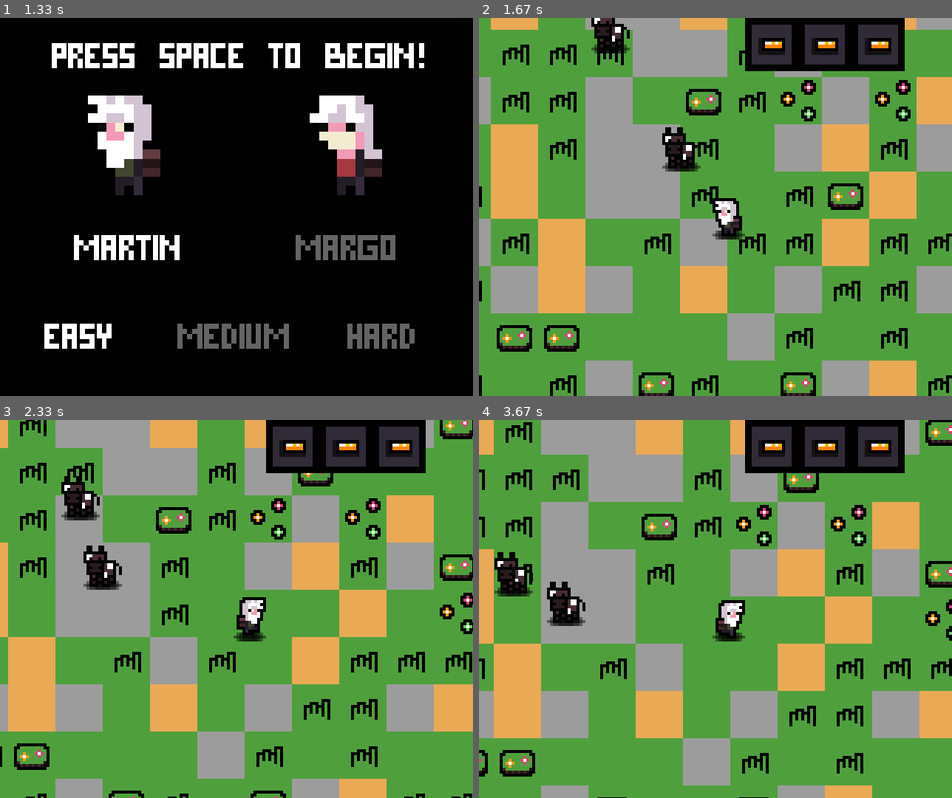
Above: before the commit, frames 1-4 (two rows, left to right).
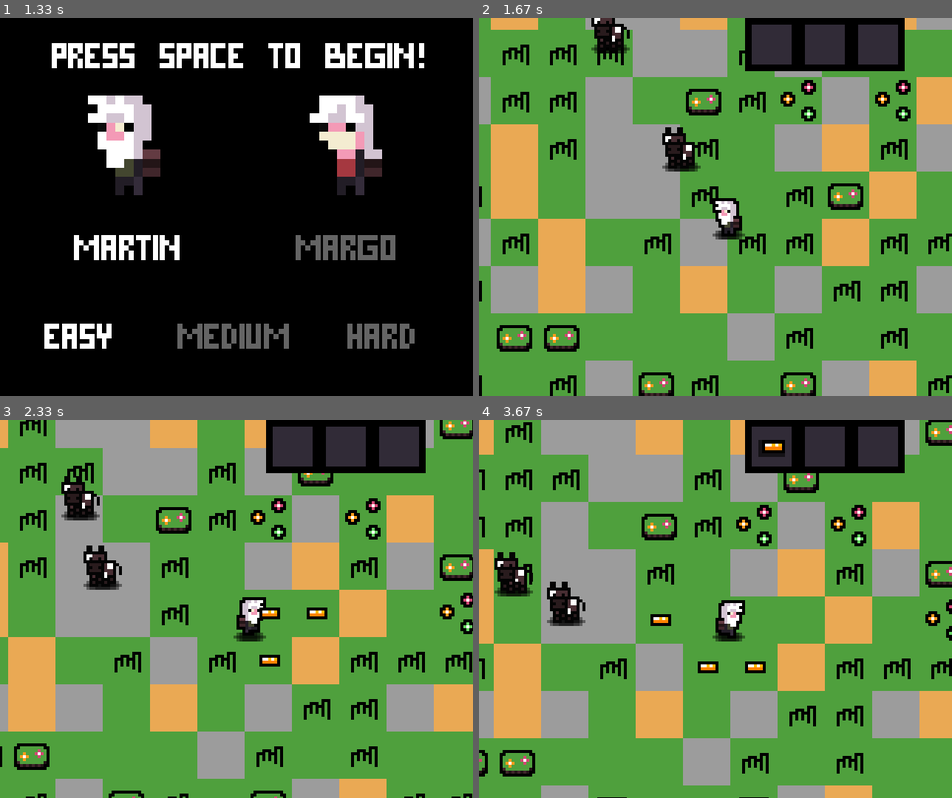
Above: after the commit, the same moments.

Repository: evilrise7/hostage
Game: pygame game, started from yandexpygame.py
Same seed, same stepped clock (60 frames per second), same inputs: the game is played once before the commit and once after it.
Inputs (mouse positions are in pixels of both pictures, inside the frame that each line leads up to):
- Up to frame 1 (1.33 s): click "Start Game" at 0.38 s; click "MARTIN" at 0.72 s; click "EASY" at 1.05 s
- Up to frame 2 (1.67 s): tap Space at 1.33 s
- Up to frame 3 (2.33 s): hold D 1.67-2.13 s; move the mouse to (293, 643) at 1.7 s; hold W from 2.17 s (still down); move the mouse to (245, 480) at 2.2 s; tap Space at 2.23 s
- Up to frame 4 (3.67 s): release W at 2.47 s; hold D 2.5-2.97 s; move the mouse to (545, 597) at 2.53 s; tap Space at 2.57, 2.87, 3.07, 3.37, 3.63 s; hold A 3-3.53 s; move the mouse to (720, 650) at 3.03 s; hold S from 3.57 s (still down); move the mouse to (701, 544) at 3.6 s

Frame 1 is identical in both runs. In frame 2, 0.8% of the frame differs, in the area x 59-88%, y 5-10%; in frame 3, 1.1%, in the area x 54-88%, y 5-66%; in frame 4, 0.9%.

Commit message:
Зачатки инвентаря

Diff:
--- a/yandexpygame.py
+++ b/yandexpygame.py
@@ -10,9 +10,8 @@
 
 pg.display.set_caption("Hell Obtained Sensible Tiny And Geniusly Emmy.")
 pg.display.set_icon(pg.image.load("sprites\icon.png"))
-WIDTH = 640
-HEIGHT = 512
-screen = pg.display.set_mode((WIDTH, HEIGHT))
+
+screen = pg.display.set_mode((640, 512))
 pg.key.set_repeat(500, 100)
 
 menu_text = pg.font.Font('cyr.ttf', 36)
@@ -34,8 +33,8 @@
 world_cut_sound = pg.mixer.Sound("sounds\cut.wav")
 world_cut_sound.set_volume(7.0)
 
-entities_destroy = pg.mixer.Sound("sounds\cow_walk.wav")
-entities_destroy.set_volume(0.3)
+entities_destroy = pg.mixer.Sound("sounds\pick.wav")
+entities_destroy.set_volume(0.4)
 
 
 def load_image(name, colorkey=None):
@@ -71,7 +70,11 @@
                     "gold_sword": load_image('gold_sword_inv.png'),
                     "silver_sword": load_image('silver_sword_inv.png')}
 
-drop_images = {"meat": load_image('meat.png')}
+drop_images = {"meat": load_image('meat.png'),
+               "gold": load_image('gold.png'),
+               "eyes": load_image('eyes.png'),
+               "gold_sword": load_image('gold_sword.png'),
+               "silver_sword": load_image('silver_sword.png')}
 
 
 class Menu:
@@ -305,11 +308,13 @@
 
         self.player = Player(all_sprites, self, posx - 0.5, posy - 0.5, 64, boyorgirl)
         self.camera = Camera()
+        self.inventory = Inventory()
 
         self.mobs = []
         for _ in range(random.randint(24, 32)):
             self.mobs.append(Cow(animal_group,
                                  self, random.randint(2, 62), random.randint(2, 62), 64))
+        self.drop = []
 
         if self.difficult == "easy":
             self.cell_timer = 15
@@ -349,8 +354,6 @@
         self.gender()
 
     def update_tiles(self):
-        for sprite in drop_group:
-            screen.blit(sprite.image, self.camera.apply(sprite))
         for sprite in tiles_group:
             screen.blit(sprite.image, self.camera.apply(sprite))
         for sprite in entities_group:
@@ -358,6 +361,8 @@
         for sprite in animal_group:
             screen.blit(sprite.image, self.camera.apply(sprite))
         for sprite in all_sprites:
+            screen.blit(sprite.image, self.camera.apply(sprite))
+        for sprite in drop_group:
             screen.blit(sprite.image, self.camera.apply(sprite))
 
     def world_cutting(self):
@@ -425,6 +430,7 @@
         animal_group.update()
         inventory_group.update()
         entities_group.update()
+        drop_group.update()
 
         # Кнопки паузы
         continue_txt = start_menu_text.render("Continue", 0, (100, 100, 100))
@@ -432,6 +438,8 @@
 
         quit_txt = start_menu_text.render("Quit", 0, (100, 100, 100))
         quit_rect = quit_txt.get_rect().move(60, 160)
+
+        self.tmplist = []  # Лист, чтобы прослеживать уже добавленные предметы
 
         while self.running:
             screen.fill((0, 0, 0))
@@ -478,6 +486,22 @@
                                 self.running = False
 
                 if event.type == pg.KEYDOWN:
+                    # Очистка дропа, если касается игрок.
+                    if self.drop:
+                        for i in range(len(self.drop)):
+                            if self.drop[i].get_event() == 1:
+                                self.drop[i].kill()
+                                self.inventory.append(self.drop[i].type)
+                                self.tmplist.append(i)
+
+                    if self.tmplist:
+                        for i in range(len(self.tmplist)):
+                            del self.drop[self.tmplist[i]]
+
+                    self.tmplist.clear()
+                    print(self.inventory.inv)
+                    # Сверху, очистки блок
+
                     if not self.pause:
                         if event.key == pg.K_ESCAPE:
                             self.pause = True
@@ -486,6 +510,7 @@
                                 or event.key == pg.K_s or event.key == pg.K_d:
                             self.player_run()
 
+                        #  Уничтожение блоков
                         if event.key == pg.K_SPACE:
                             ifdestroy = False
                             x = int((self.player.rect.x + 32) / 4096 * 64)
@@ -493,28 +518,34 @@
 
                             if self.world.entities[y][x - 1]:
                                 self.world.entities[y][x - 1] = 0
+                                self.drop.append(Drop("gold", self.player, x - 1, y))
                                 ifdestroy = True
 
                             if self.world.entities[y][x + 1]:
                                 self.world.entities[y][x + 1] = 0
+                                self.drop.append(Drop("gold", self.player, x + 1, y))
                                 ifdestroy = True
 
                             if self.world.entities[y + 1][x]:
                                 self.world.entities[y + 1][x] = 0
+                                self.drop.append(Drop("gold", self.player, x, y + 1))
                                 ifdestroy = True
 
                             if self.world.entities[y - 1][x]:
                                 self.world.entities[y - 1][x] = 0
+                                self.drop.append(Drop("gold", self.player, x, y - 1))
                                 ifdestroy = True
 
                             if self.world.entities[y][x]:
                                 self.world.entities[y][x] = 0
+                                self.drop.append(Drop("gold", self.player, x, y))
                                 ifdestroy = True
 
                             if ifdestroy:
                                 self.world.render()
                                 entities_destroy.play()
                                 entities_group.update()
+                                drop_group.update()
                                 ifdestroy = False
 
                 if event.type == pg.KEYUP:
@@ -535,7 +566,10 @@
                 animal_group.update()
                 all_sprites.update()
 
+                self.inventory.render()
+                inventory_group.update()
                 inventory_group.draw(screen)
+
             pg.display.flip()
         open_Menu()
 
@@ -818,12 +852,27 @@
     def __init__(self):
         self.w = 3
         self.inv = [[0] * self.w for _ in range(2)]
+        self.invtmp = []
 
     def render(self):
+        inventory_group.empty()
         for i in range(self.w):
-            for j in range(1):
-                if self.inv[j][i] == 0:
-                    Inventory_Tile('gold', i)
+            if self.inv[0][i] == 0:
+                Inventory_Tile('empty', i)
+            if self.inv[0][i] == "gold":
+                Inventory_Tile('gold', i)
+
+    def append(self, type):
+        for i in range(self.w):
+            if type not in self.invtmp:
+                if self.inv[0][i] == 0:
+                    self.inv[0][i] = type
+                    self.inv[1][i] += 1
+                    self.invtmp.append(type)
+            else:
+                if self.inv[0][i] == type:
+                    self.inv[0][i] = type
+                    self.inv[1][i] += 1
 
 
 class Inventory_Tile(pg.sprite.Sprite):
@@ -839,7 +888,7 @@
 class Drop(pg.sprite.Sprite):
     def __init__(self, types, player, x, y):
         super().__init__(drop_group)
-        self.type = type
+        self.type = types
         self.cell_size = 64
         self.image = drop_images[types]
         self.image = pg.transform.scale(self.image,
@@ -848,6 +897,11 @@
         self.rect = self.image.get_rect().move(self.cell_size * x,
                                                self.cell_size * y)
         self.player = player
+
+    def get_event(self):
+        if self.rect.collidepoint((self.player.rect.x + 32),
+                                  (self.player.rect.y + 32)):
+            return True
 
 
 class Cow(pg.sprite.Sprite):
Not shown, added: sounds/pick.wav
